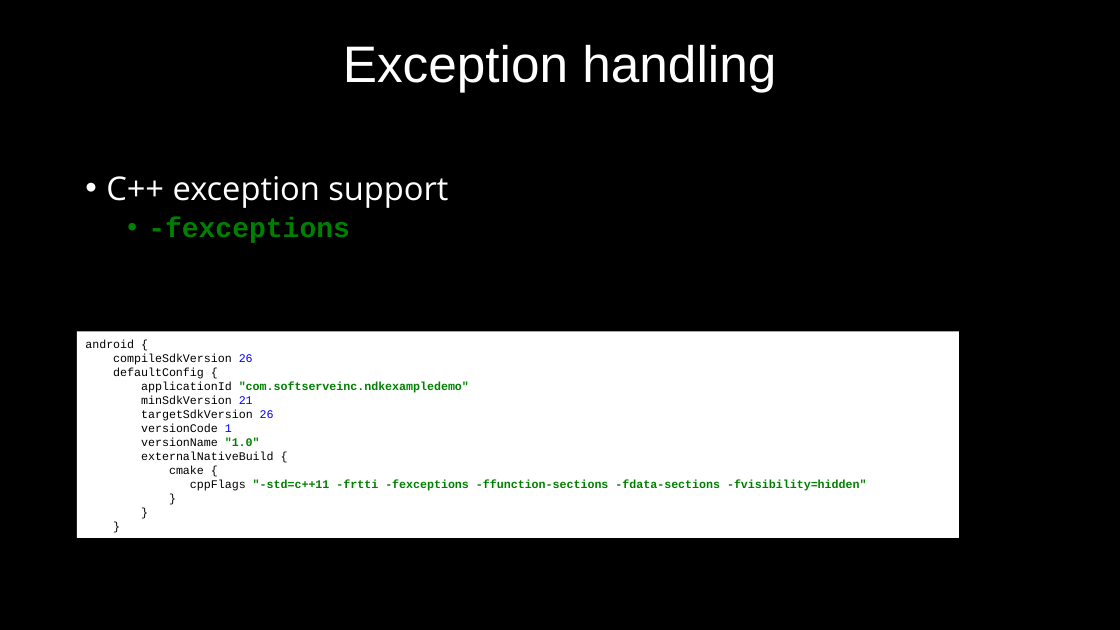
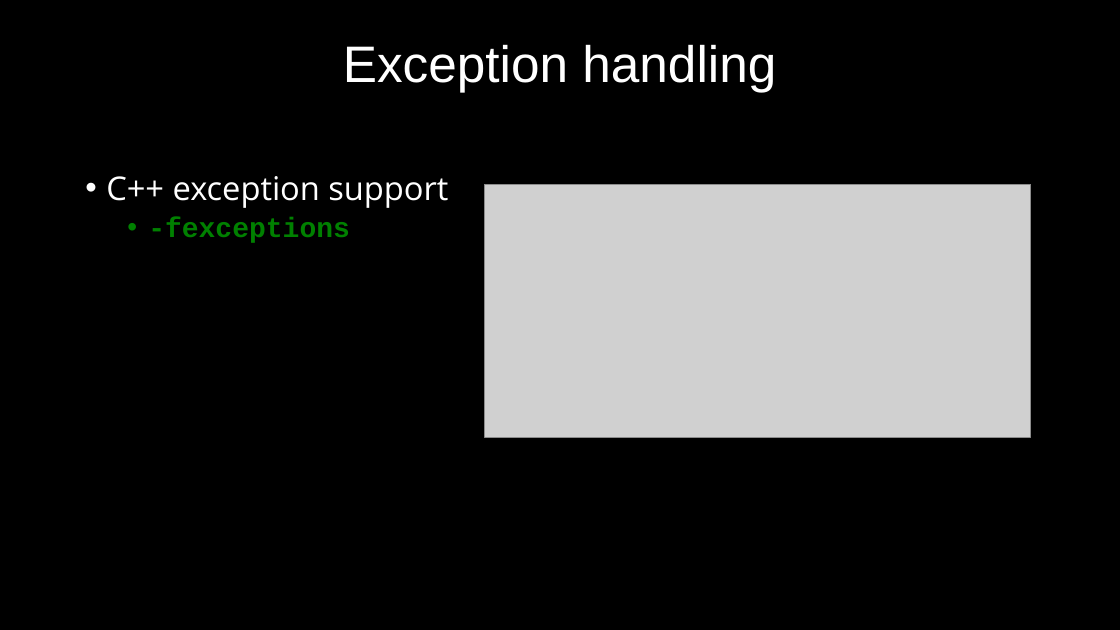
Before and after one commit to 9majka/NDK_presentation, a slide deck: slide 10 of NDK_copy.pptx (slide 9 before the commit). Drawn at 1120x630 pixels with LibreOffice and Linux fonts; fonts in the diff are those of the drawing; grey boxes stand for pictures; background and template pictures are left out. Boxes give left, top, right and bottom in pixels: in the first picture for what was removed or moved away, otherwise in the second. Text is boxed around its words. In the diff, an @@ line names an element or a change of style, - is before the commit and + after.

```diff
--- a/NDK_copy.pptx
+++ b/NDK_copy.pptx
@@ picture added at <box>485,184,1031,437</box> @@
@@ rectangle removed at <box>77,332,960,539</box> @@
-android {
-compileSdkVersion 26
-defaultConfig {
-applicationId "com.softserveinc.ndkexampledemo"
-minSdkVersion 21
-targetSdkVersion 26
-versionCode 1
-versionName "1.0"
-externalNativeBuild {
-cmake {
-cppFlags "-std=c++11 -frtti -fexceptions -ffunction-sections -fdata-sections -fvisibility=hidden"
-}
-}
-}
```
Also in this commit, not shown: 8 other slides changed, 2 slides added, 2 other files.
